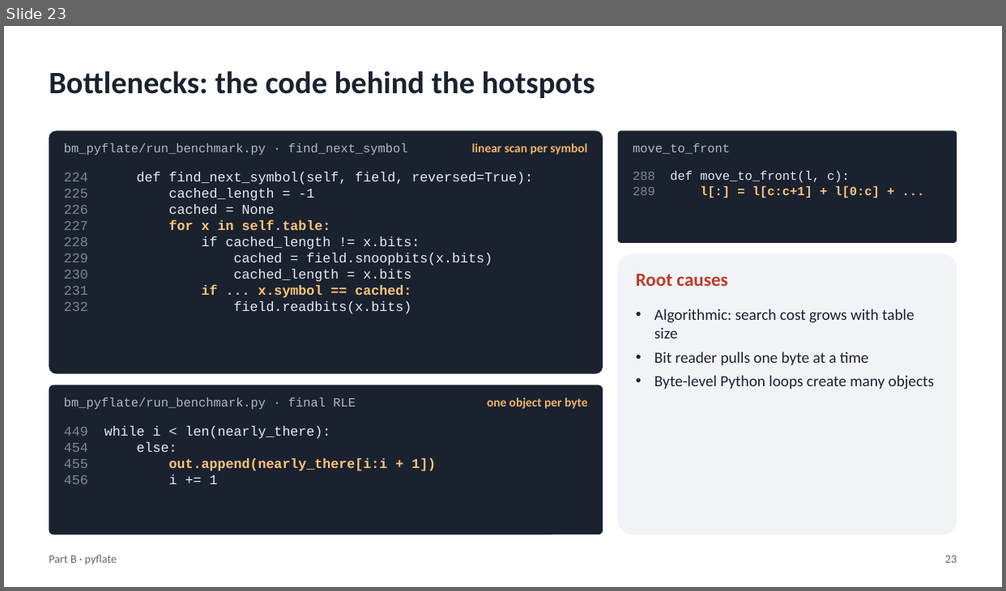
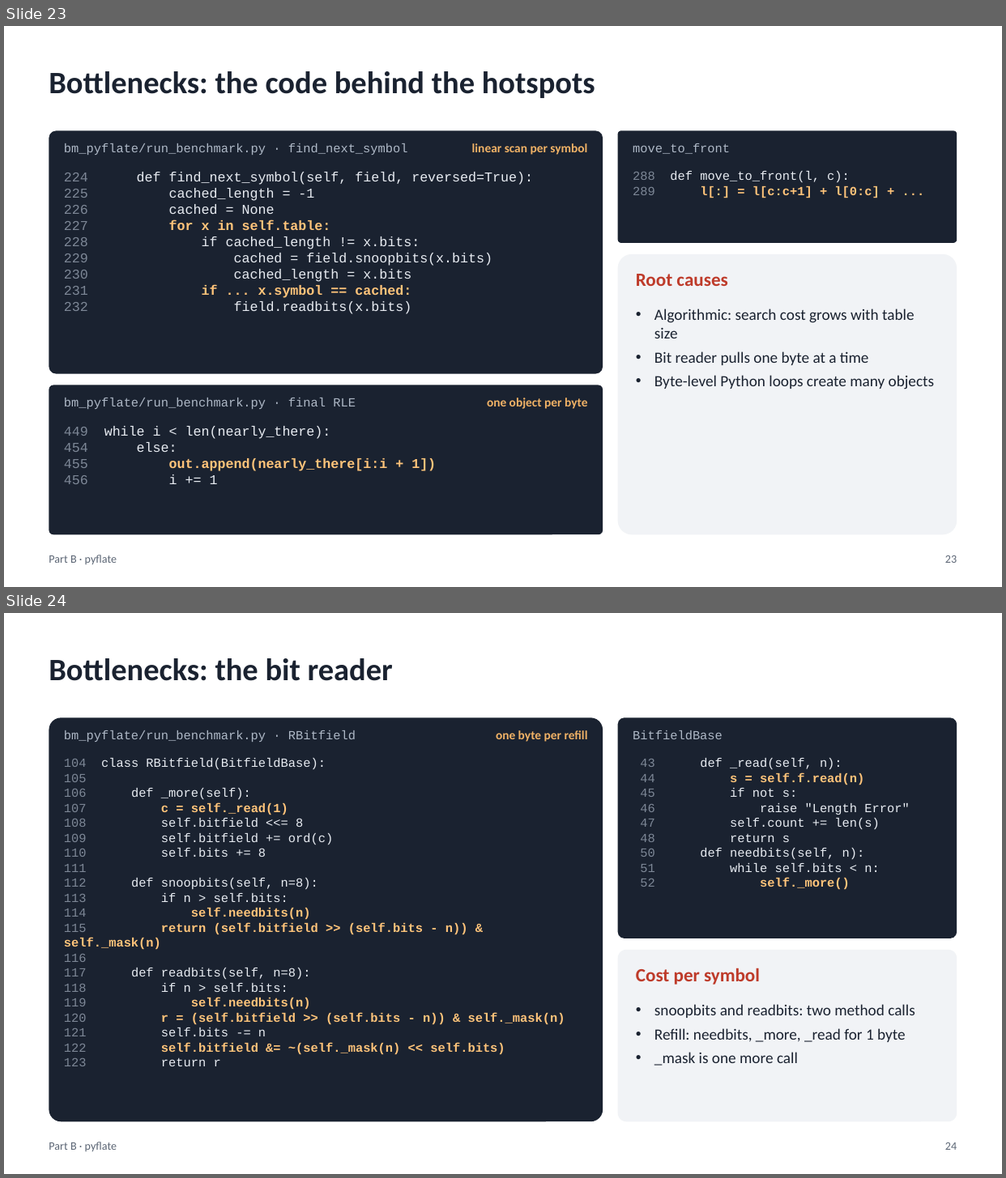
Before and after one commit to muhameedm/hw-sw-codesign-project, a slide deck: presentation/presentation.pptx. Shown one above the other, each under a label of ours: slide 23 before the commit, slides 23 and 24 after it. The pictures are 1006x591 and 1006x1178 pixels, drawn with LibreOffice and Linux fonts; fonts in the diff are those of the drawing. Boxes give left, top, right and bottom in pixels: in the first picture for what was removed or moved away, otherwise in the second. Text is boxed around its words. In the diff, an @@ line names an element or a change of style, - is before the commit and + after.

Commit message:
Expand the pyflate part of the presentation

```diff
--- a/presentation/presentation.pptx
+++ b/presentation/presentation.pptx
@@ slide 24 added at [4, 613, 1002, 1174], background #FFFFFF @@
@@ title added at [49, 658, 393, 681], 30 pt, text #1A2230, bold @@
+Bottlenecks: the bit reader
@@ rounded rectangle added at [49, 717, 603, 1122], fill #1A2230 @@
@@ text added at [64, 730, 356, 742], 12 pt, text #AEB8C6 @@
+bm_pyflate/run_benchmark.py · RBitfield
@@ text added at [496, 730, 588, 742], 12 pt, text #F0B266, bold @@
+one byte per refill
@@ rounded rectangle added at [618, 717, 957, 939], fill #1A2230 @@
@@ text added at [633, 730, 722, 739], 12 pt, text #AEB8C6 @@
+BitfieldBase
@@ text added at [64, 758, 565, 1067], 12 pt, text #E8ECF2 @@
+104 class RBitfield(BitfieldBase):
+105
+106 def _more(self):
+107 c = self._read(1)
+108 self.bitfield <<= 8
+109 self.bitfield += ord(c)
+110 self.bits += 8
+111
+112 def snoopbits(self, n=8):
+113 if n > self.bits:
+114 self.needbits(n)
+115 return (self.bitfield >> (self.bits - n)) & self._mask(n)
+116
+117 def readbits(self, n=8):
+118 if n > self.bits:
+119 self.needbits(n)
+120 r = (self.bitfield >> (self.bits - n)) & self._mask(n)
+121 self.bits -= n
+122 self.bitfield &= ~(self._mask(n) << self.bits)
+123 return r
@@ text added at [640, 758, 909, 890], 12 pt, text #E8ECF2 @@
+43 def _read(self, n):
+44 s = self.f.read(n)
+45 if not s:
+46 raise "Length Error"
+47 self.count += len(s)
+48 return s
+50 def needbits(self, n):
+51 while self.bits < n:
+52 self._more()
@@ rounded rectangle added at [618, 950, 957, 1122], fill #F1F3F6 @@
@@ text added at [636, 968, 760, 985], 18 pt, text #BE3B2A, bold @@
+Cost per symbol
@@ text added at [654, 1004, 915, 1066], 15 pt, text #1A2230 @@
+• snoopbits and readbits: two method calls
+• Refill: needbits, _more, _read for 1 byte
+• _mask is one more call
@@ text added at [49, 1142, 117, 1152], 11 pt, text #5C6675 @@
+Part B · pyflate
@@ text added at [945, 1143, 957, 1150], 11 pt, text #5C6675 @@
+24
```
Also in this commit, not shown: 5 slides changed, 5 other slides added.
